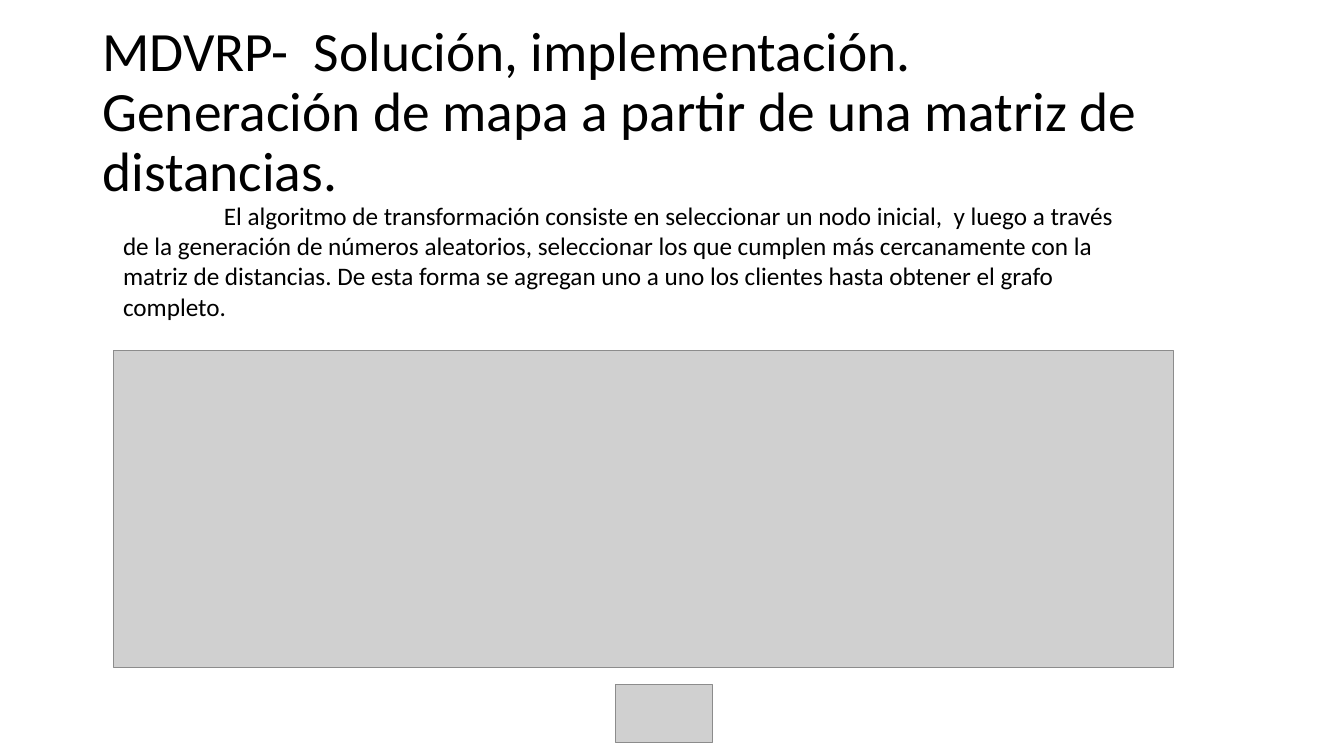
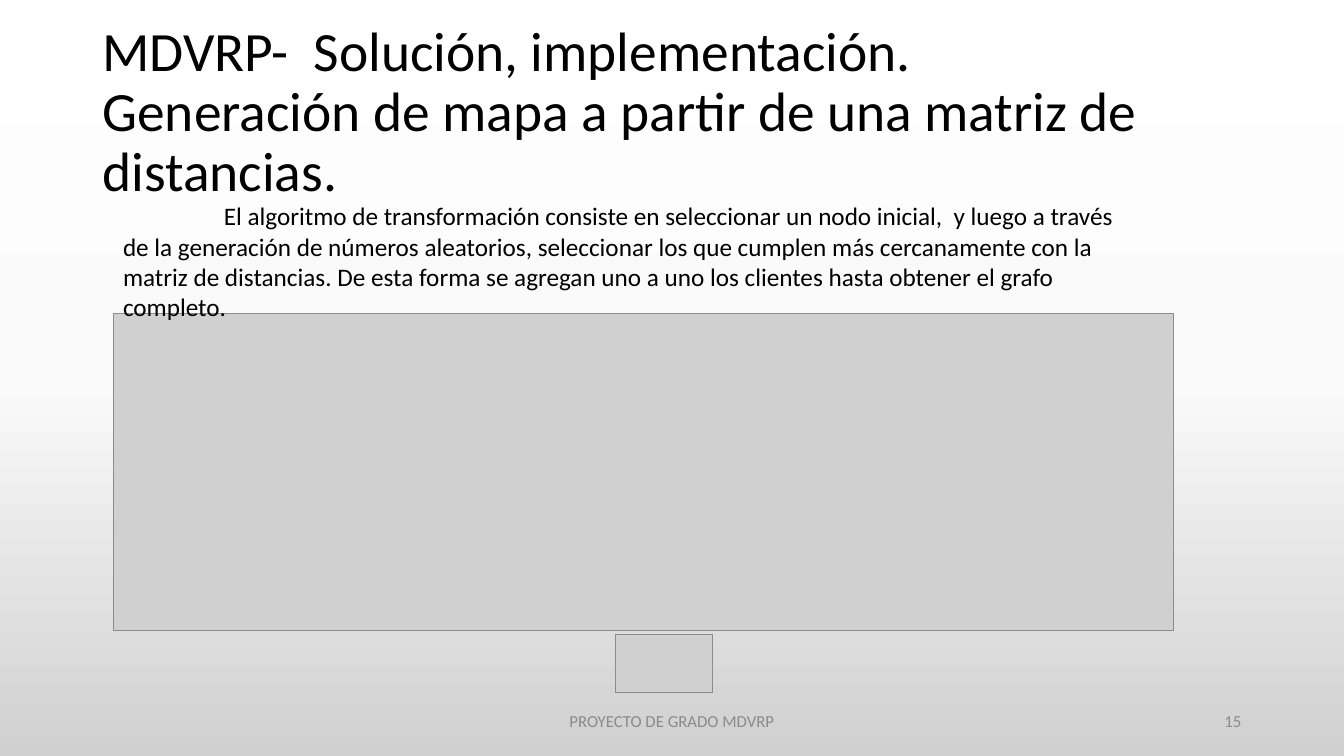
Before and after one commit to urubusale/proyvrp, a slide deck: slide 15 of Version/Documentación/MDVRP.pptx. Drawn at 1344x756 pixels with LibreOffice and Linux fonts; fonts in the diff are those of the drawing; grey boxes stand for pictures. Boxes give left, top, right and bottom in pixels: in the first picture for what was removed or moved away, otherwise in the second. Text is boxed around its words. In the diff, an @@ line names an element or a change of style, - is before the commit and + after.

```diff
--- a/Version/Documentación/MDVRP.pptx
+++ b/Version/Documentación/MDVRP.pptx
@@ background #FFFFFF to gradient #FFFFFF to #FBFBFB to #D1D1D1 @@
@@ picture: place and size @@
-picture at bbox=[113, 351, 1174, 667]
+picture at bbox=[113, 314, 1174, 630]
@@ picture: place and size @@
-picture at bbox=[616, 685, 713, 742]
+picture at bbox=[616, 635, 713, 693]
@@ text added at bbox=[569, 716, 774, 727], 12 pt, text #8C8C8C @@
+PROYECTO DE GRADO MDVRP
@@ page number added at bbox=[1224, 716, 1241, 727], 12 pt, text #8C8C8C @@
+15
```
Also in this commit, not shown: 20 other slides changed, 1 slide added, 1 slide removed.
